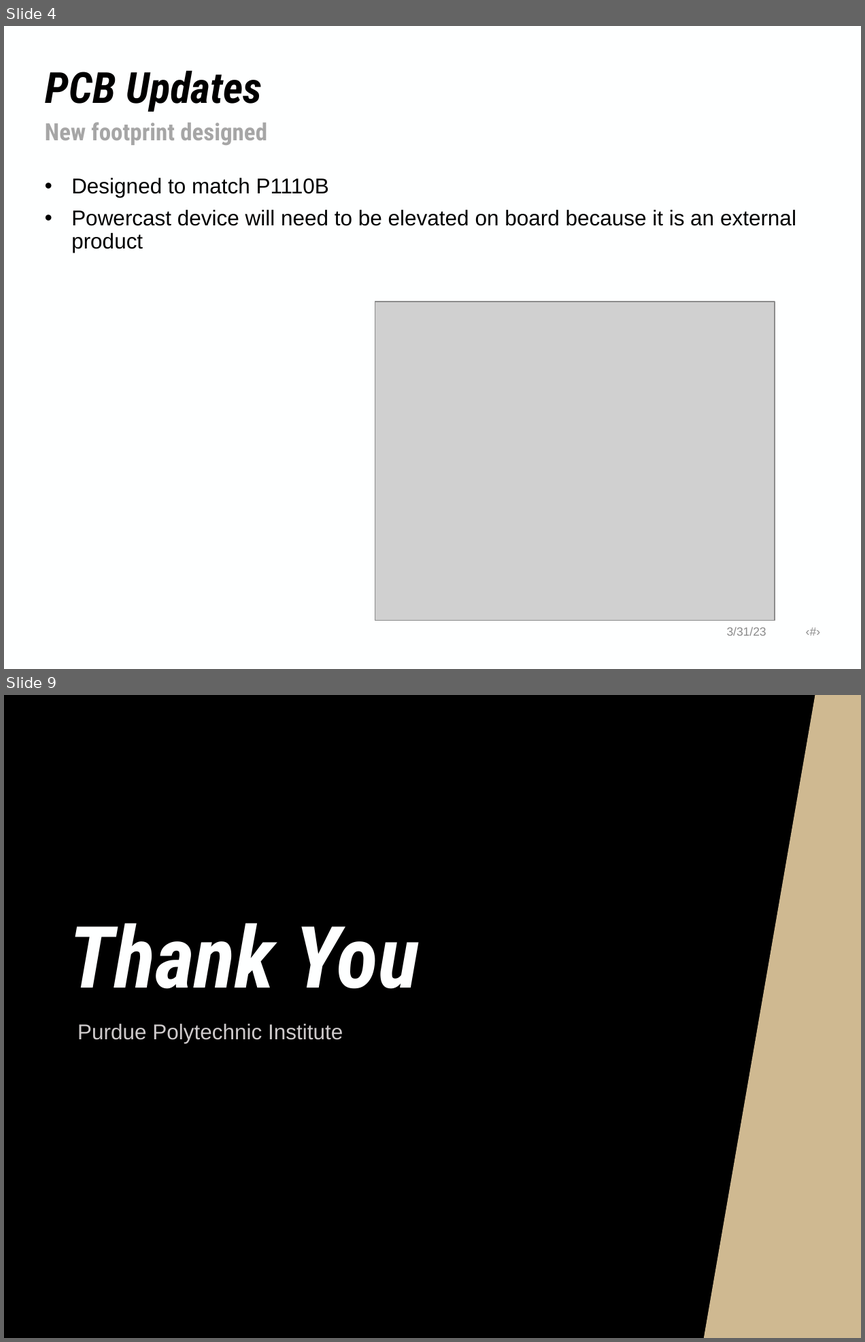
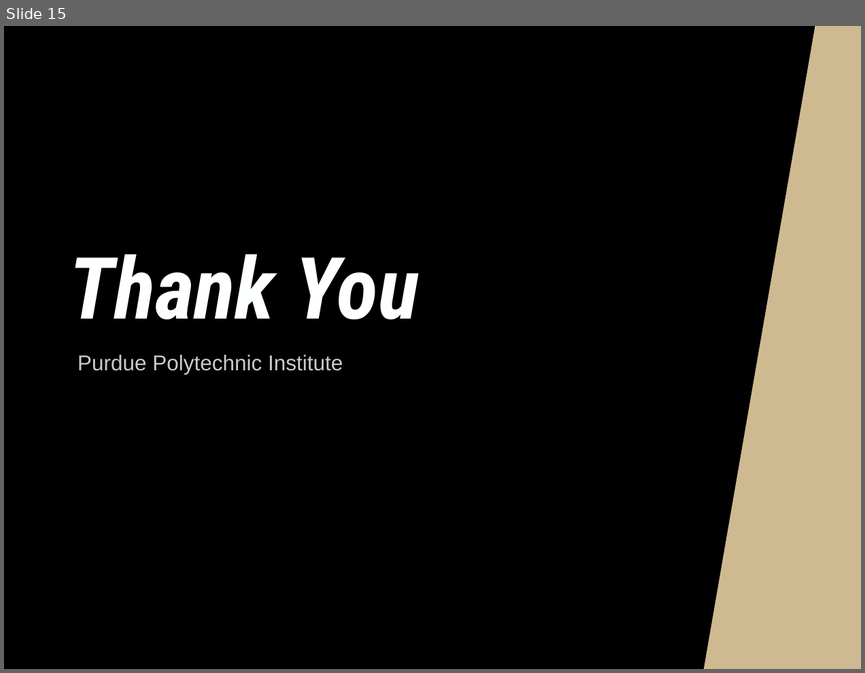
Before and after one commit to NHuang58/Biomedical_Device_PCB, a slide deck: Documentation/Slides/Week_32.pptx. Shown one above the other, each under a label of ours: slides 4 and 9 before the commit, slide 15 after it; the slides between them are not shown. The pictures are 865x1342 and 865x673 pixels, drawn with LibreOffice and Linux fonts; fonts in the diff are those of the drawing; grey boxes stand for pictures; background and template pictures are left out. Boxes give left, top, right and bottom in pixels: in the first picture for what was removed or moved away, otherwise in the second. Text is boxed around its words. In the diff, an @@ line names an element or a change of style, - is before the commit and + after.

```diff
--- a/Documentation/Slides/Week_32.pptx
+++ b/Documentation/Slides/Week_32.pptx
@@ slide 4 removed at (4,26,861,669), background #FEFFFF @@
@@ title removed at (45,70,262,112) @@
-PCB Updates
@@ text removed at (45,122,267,145) @@
-New footprint designed
@@ text removed at (71,178,796,252) @@
-• Designed to match P1110B
-• Powercast device will need to be elevated on board because it is an external product
@@ picture removed at (375,301,775,620) @@
@@ text removed at (727,626,766,635) @@
-3/31/23 ‹#›
@@ what was slide 9 is now slide 15 @@
```
Also in this commit, not shown: 3 slides changed, 11 slides added, 4 other slides removed, 16 other files.
